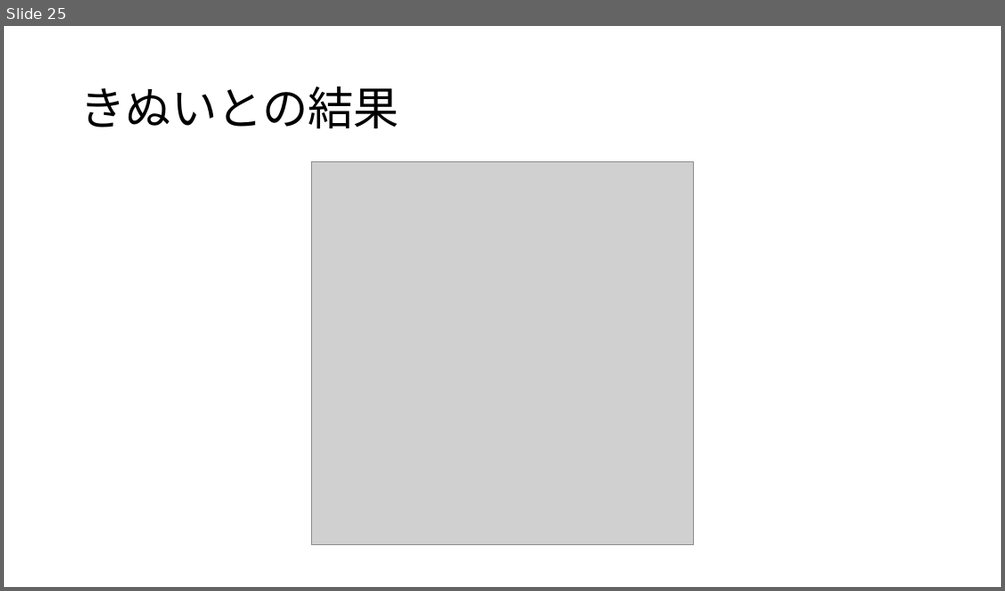
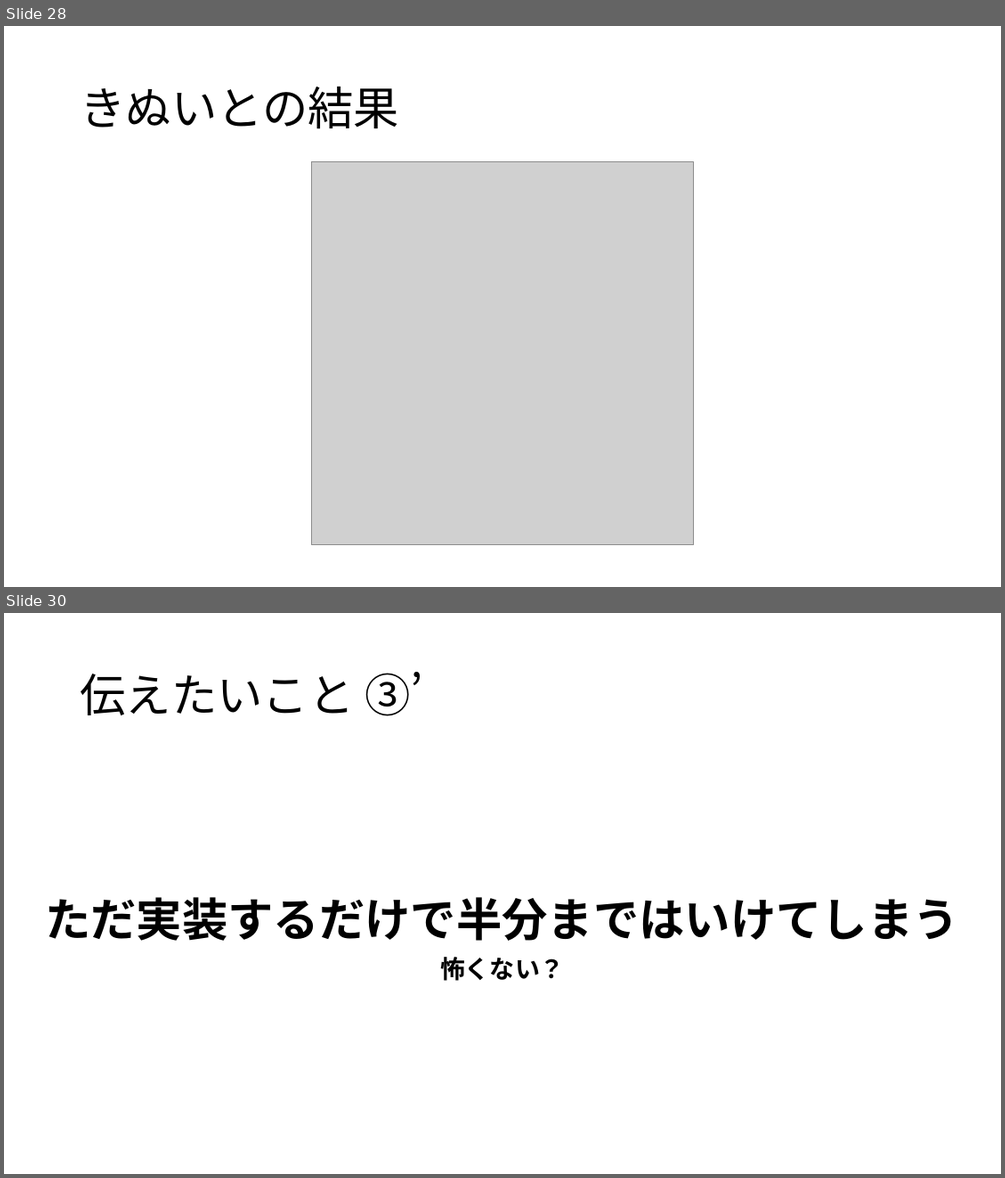
Before and after one commit to 8-u8/Kaggle, a slide deck: Santander/output/caretパッケージを使ったXGBoostのformula型.pptx. Shown one above the other, each under a label of ours: slide 25 before the commit, slides 28 and 30 after it; the slides between them are not shown. The pictures are 1005x591 and 1005x1178 pixels, drawn with LibreOffice and Linux fonts; fonts in the diff are those of the drawing; grey boxes stand for pictures. Boxes give left, top, right and bottom in pixels: in the first picture for what was removed or moved away, otherwise in the second. Text is boxed around its words. In the diff, an @@ line names an element or a change of style, - is before the commit and + after.

```diff
--- a/Santander/output/caretパッケージを使ったXGBoostのformula型.pptx
+++ b/Santander/output/caretパッケージを使ったXGBoostのformula型.pptx
@@ slide 30 added at <box>4,613,1001,1174</box>, background #FFFFFF @@
@@ title added at <box>80,672,423,716</box>, 44 pt, text #000000 @@
+伝えたいこと ③’
@@ text added at <box>45,897,959,981</box>, 44 pt, text #000000, bold @@
+ただ実装するだけで半分まではいけてしまう
+怖くない？
@@ what was slide 25 is now slide 28 @@
```
Also in this commit, not shown: 16 slides changed, 4 other slides added, 1 slide removed, 2 other files.
